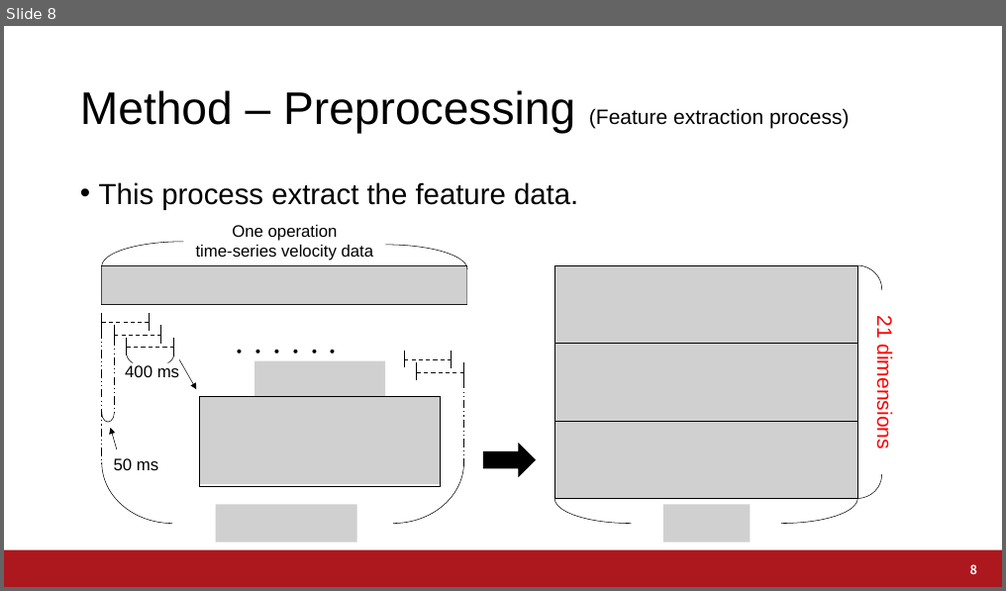
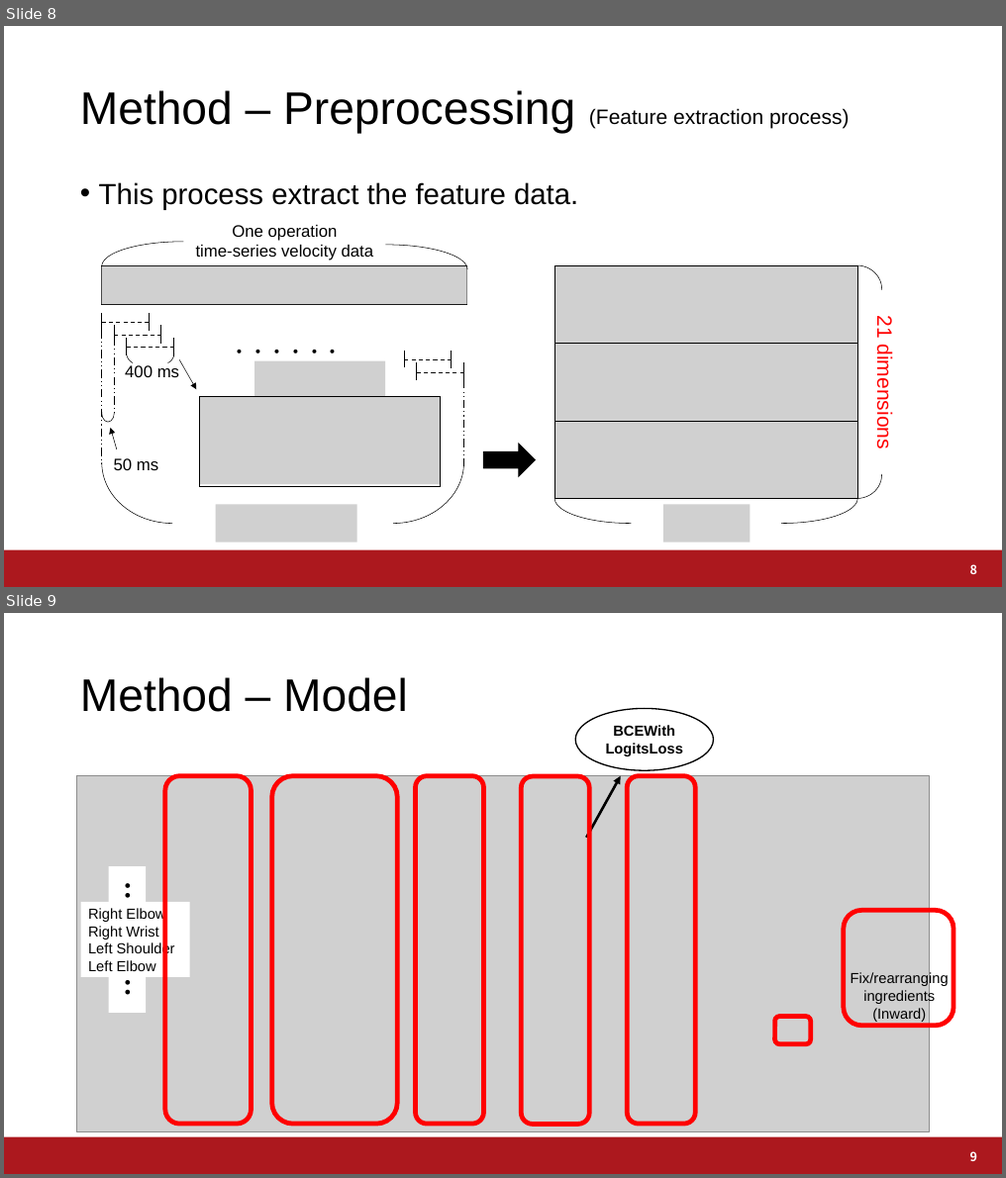
Before and after one commit to a2h1r0/lab, a slide deck: paper/ABC2021BentoChallenge/ABC2021.pptx. Shown one above the other, each under a label of ours: slide 8 before the commit, slides 8 and 9 after it. The pictures are 1006x591 and 1006x1178 pixels, drawn with LibreOffice and Linux fonts; fonts in the diff are those of the drawing; grey boxes stand for pictures; background and template pictures are left out. Boxes give left, top, right and bottom in pixels: in the first picture for what was removed or moved away, otherwise in the second. Text is boxed around its words. In the diff, an @@ line names an element or a change of style, - is before the commit and + after.

```diff
--- a/paper/ABC2021BentoChallenge/ABC2021.pptx
+++ b/paper/ABC2021BentoChallenge/ABC2021.pptx
@@ slide 9 added at [4, 613, 1002, 1174], background #FFFFFF; not listed: 1 template element that a slide beside it also shows @@
@@ title added at [80, 677, 408, 712], 44 pt, text #000000 @@
+Method – Model
@@ ellipse added at [576, 709, 714, 771], fill #FFFFFF, outline #000000 1.25 pt, 14 pt, text #000000, bold @@
+BCEWith
+LogitsLoss
@@ picture added at [76, 776, 930, 1133] @@
@@ rounded rectangle added at [165, 776, 252, 1124], outline #FF0000 4.5 pt @@
@@ rounded rectangle added at [272, 776, 397, 1124], outline #FF0000 4.5 pt @@
@@ rounded rectangle added at [416, 776, 484, 1124], outline #FF0000 4.5 pt @@
@@ rounded rectangle added at [522, 776, 589, 1124], outline #FF0000 4.5 pt @@
@@ arrow added from (586, 838) to (621, 776), #000000 2.5 pt @@
@@ rounded rectangle added at [627, 776, 695, 1124], outline #FF0000 4.5 pt @@
@@ rectangle added at [109, 866, 146, 1013], fill #FFFFFF, 28 pt, text #000000, bold @@
+…………
@@ rectangle added at [81, 902, 190, 977], fill #FFFFFF, 14 pt, text #000000 @@
+Right Elbow
+Right Wrist
+Left Shoulder
+Left Elbow
@@ rounded rectangle added at [844, 910, 953, 1026], outline #FF0000 4.5 pt @@
@@ text added at [850, 972, 948, 1022], 14 pt, text #000000 @@
+Fix/rearranging
+ingredients
+(Inward)
@@ rounded rectangle added at [775, 1017, 811, 1045], outline #FF0000 4.5 pt @@
@@ page number added at [970, 1152, 977, 1161], 12 pt, text #FFFFFF, bold @@
+9
```
Also in this commit, not shown: 2 slides changed.
